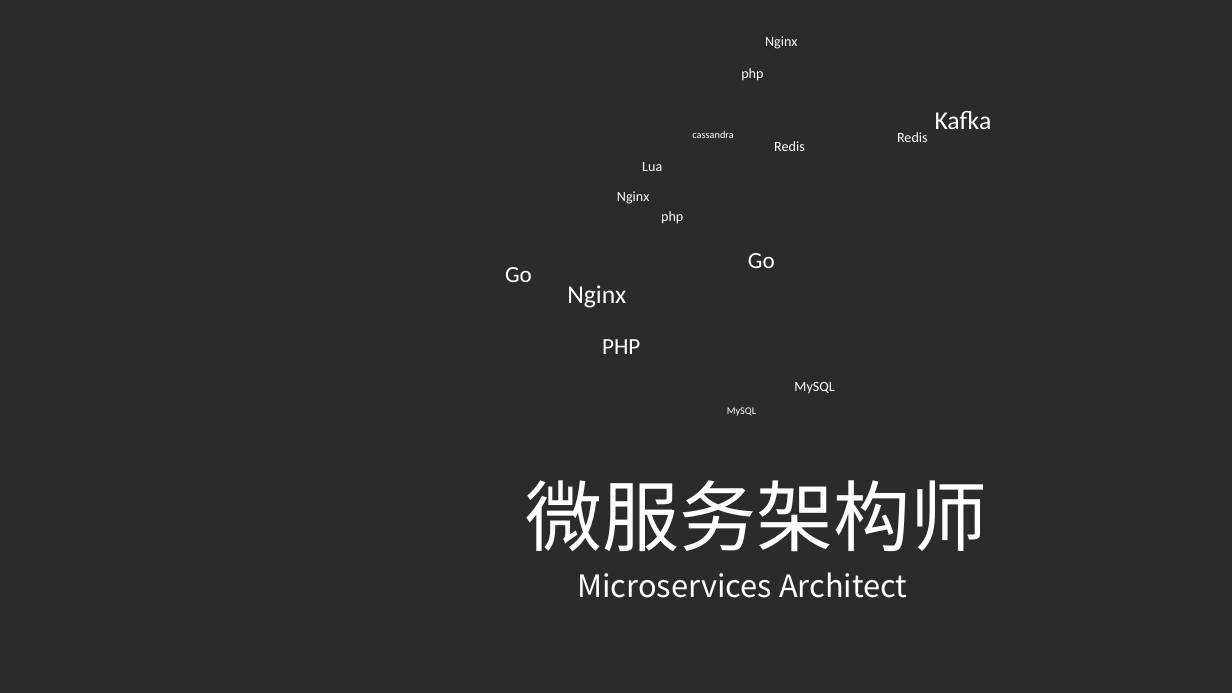
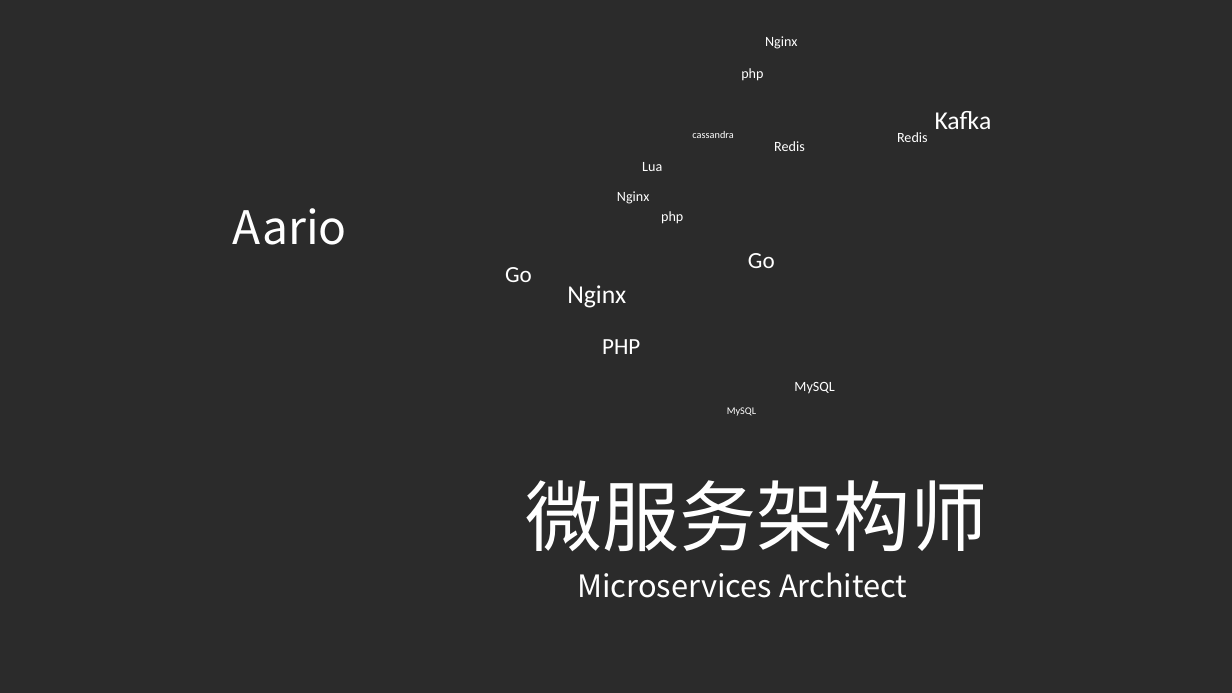
Before and after one commit to guoyu07/NotesPublic, a slide deck: slide 1 of Aario-PPT/20160906 IT - 微服务架构师.pptx. Drawn at 1232x693 pixels with LibreOffice and Linux fonts; fonts in the diff are those of the drawing; background and template pictures are left out; a plain dark background stands for a picture behind light text. Boxes give left, top, right and bottom in pixels: in the first picture for what was removed or moved away, otherwise in the second. Text is boxed around its words. In the diff, an @@ line names an element or a change of style, - is before the commit and + after.

Commit message:
xyz

```diff
--- a/Aario-PPT/20160906 IT - 微服务架构师.pptx
+++ b/Aario-PPT/20160906 IT - 微服务架构师.pptx
@@ text added at [233,208,347,245], 36 pt, text #FFFFFF @@
+Aario
```
Also in this commit, not shown: 1 other slide changed.
